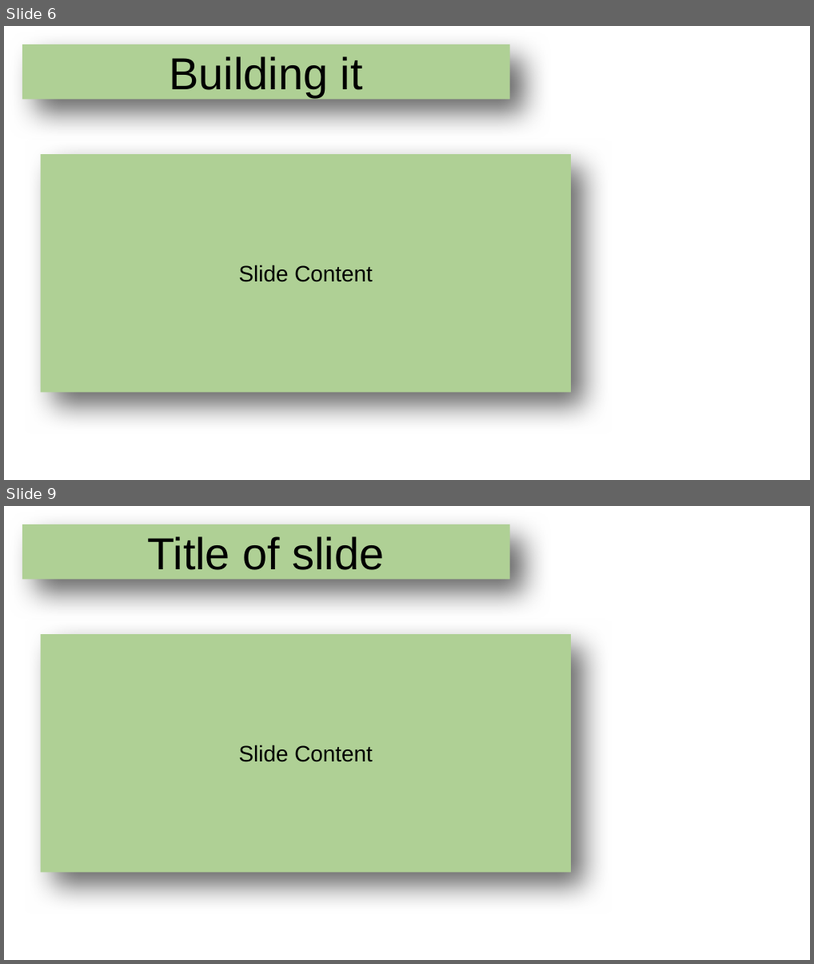
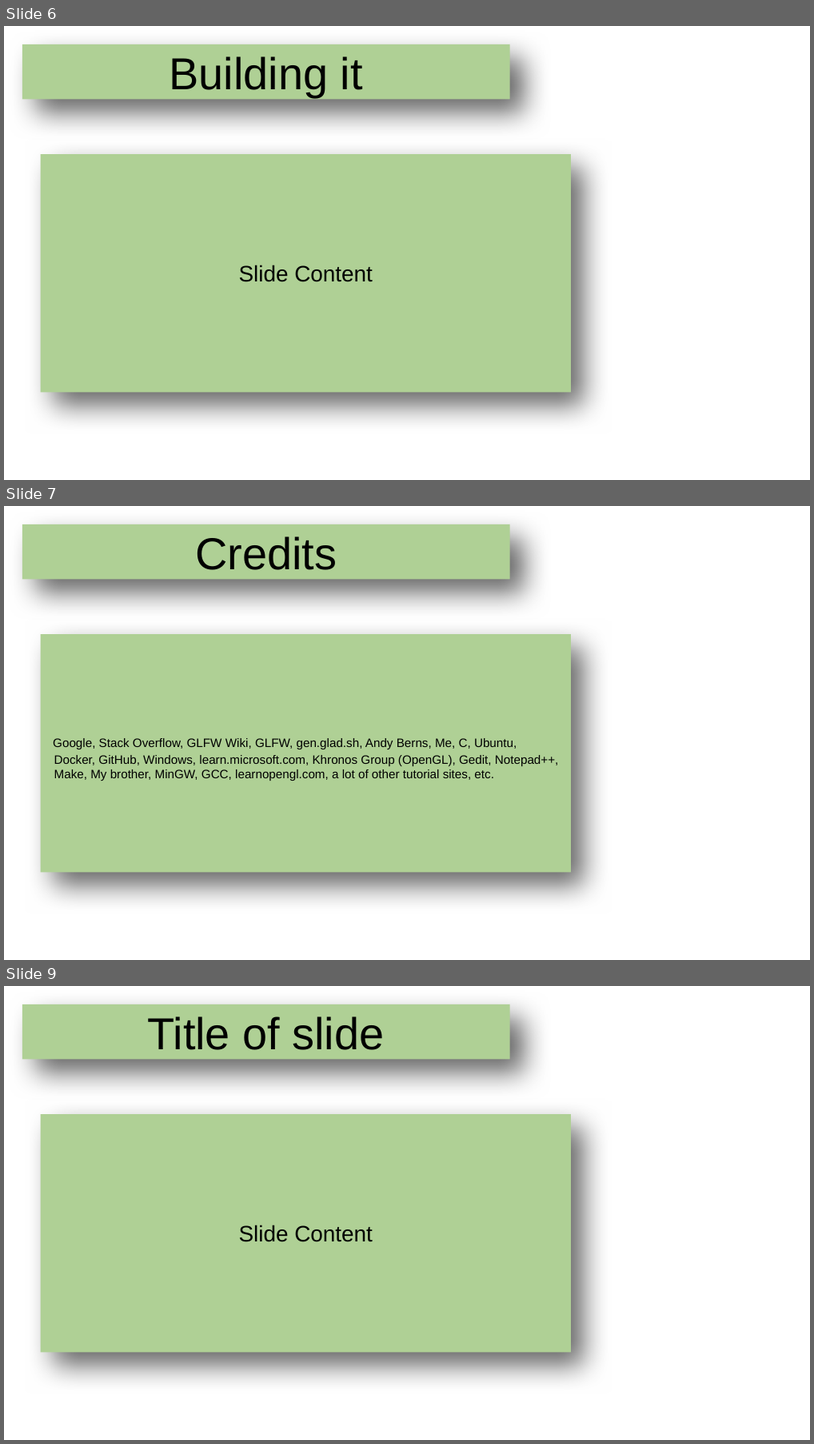
Before and after one commit to echoofskyz/ugrproj, a slide deck: docs/presentation.odp. Shown one above the other, each under a label of ours: slides 6 and 9 before the commit, slides 6, 7 and 9 after it; the slides between them are not shown. The pictures are 814x964 and 814x1444 pixels, drawn with LibreOffice and Linux fonts; fonts in the diff are those of the drawing; background and template pictures are left out. Boxes give left, top, right and bottom in pixels: in the first picture for what was removed or moved away, otherwise in the second. Text is boxed around its words. In the diff, an @@ line names an element or a change of style, - is before the commit and + after.

```diff
--- a/docs/presentation.odp
+++ b/docs/presentation.odp
@@ slide 7 added at (x1=4, y1=506, x2=810, y2=960), background picture (left out) @@
@@ title added at (x1=22, y1=524, x2=510, y2=579), fill #AFD095, 44 pt, text #000000 @@
+Credits
@@ title added at (x1=41, y1=634, x2=571, y2=872), fill #AFD095, 12 pt, text #000000 @@
+Google, Stack Overflow, GLFW Wiki, GLFW, gen.glad.sh, Andy Berns, Me, C, Ubuntu,
+Docker, GitHub, Windows, learn.microsoft.com, Khronos Group (OpenGL), Gedit, Notepad++,
+Make, My brother, MinGW, GCC, learnopengl.com, a lot of other tutorial sites, etc.
```
Also in this commit, not shown: 3 slides changed, 2 other slides added, 3 slides removed.
